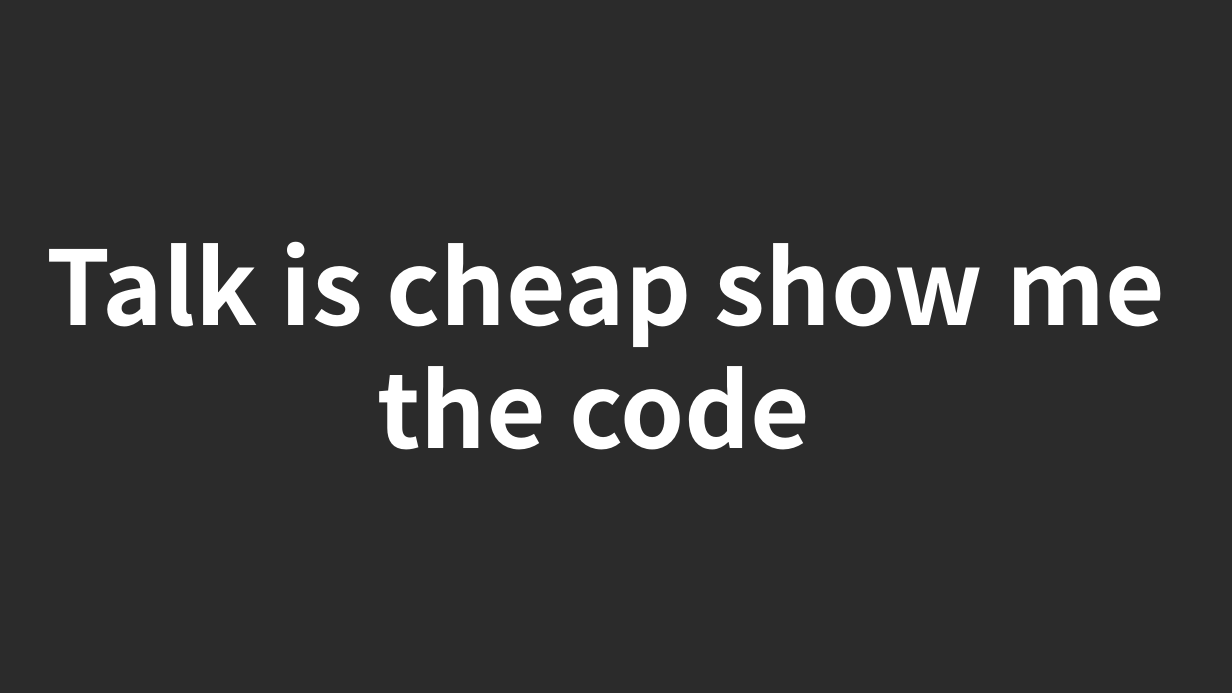
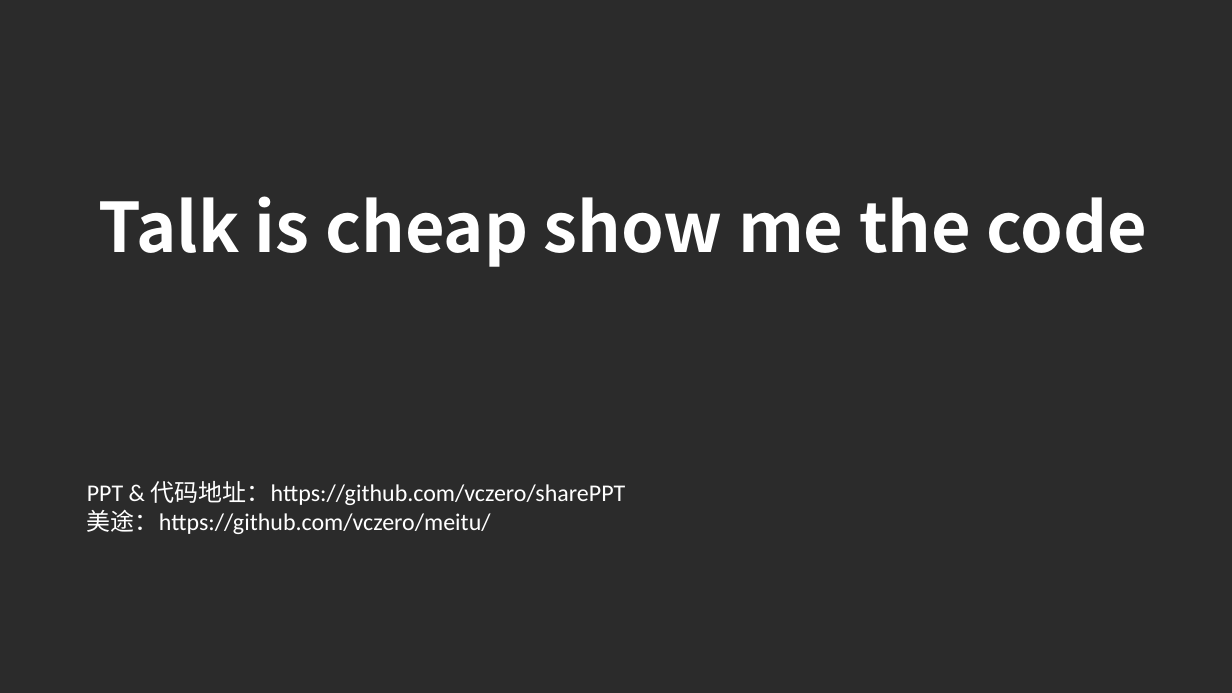
Before and after one commit to vczero/sharePPT, a slide deck: slide 5 of 2015年9月23号携程内部培训——使用HTML5快速开发一款APP@王利华.pptx. Drawn at 1232x693 pixels with LibreOffice and Linux fonts; fonts in the diff are those of the drawing; background and template pictures are left out; a plain dark background stands for a picture behind light text. Boxes give left, top, right and bottom in pixels: in the first picture for what was removed or moved away, otherwise in the second. Text is boxed around its words. In the diff, an @@ line names an element or a change of style, - is before the commit and + after.

Commit message:
add ppt

```diff
--- a/2015年9月23号携程内部培训——使用HTML5快速开发一款APP@王利华.pptx
+++ b/2015年9月23号携程内部培训——使用HTML5快速开发一款APP@王利华.pptx
@@ subtitle "Talk is cheap show me ...": place and size @@
-subtitle "Talk is cheap show me ..." at <box>46,241,1165,450</box>
+subtitle "Talk is cheap show me ..." at <box>99,196,1148,267</box>
@@ subtitle "Talk is cheap show me ..." at <box>99,196,1148,267</box>: size 60 to 40 pt; less space between paragraphs @@
@@ text added at <box>87,481,626,534</box>, 14 pt, text #FFFFFF @@
+PPT & 代码地址：https://github.com/vczero/sharePPT
+美途：https://github.com/vczero/meitu/
```
Also in this commit, not shown: 44 other files.
